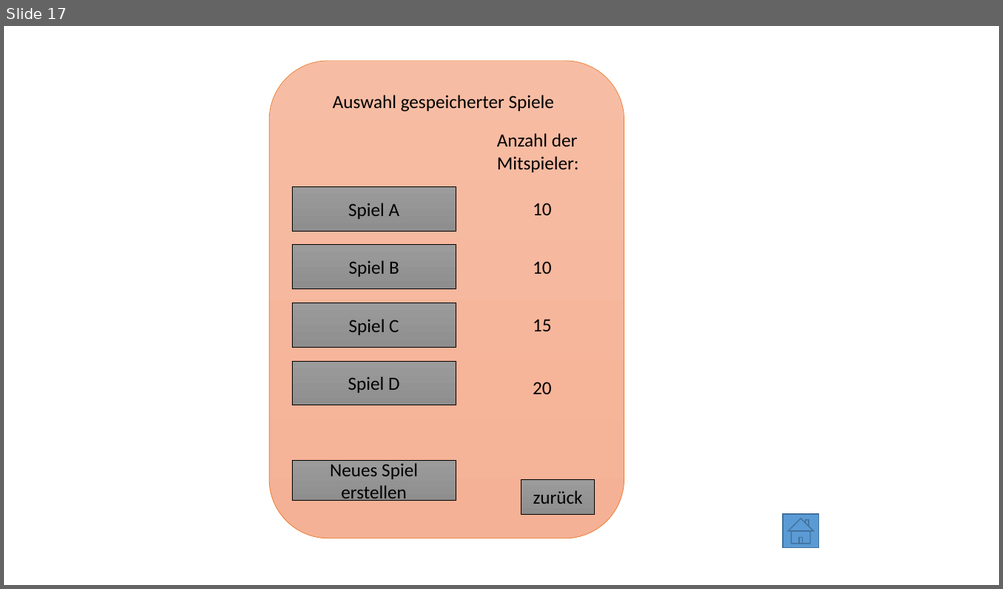
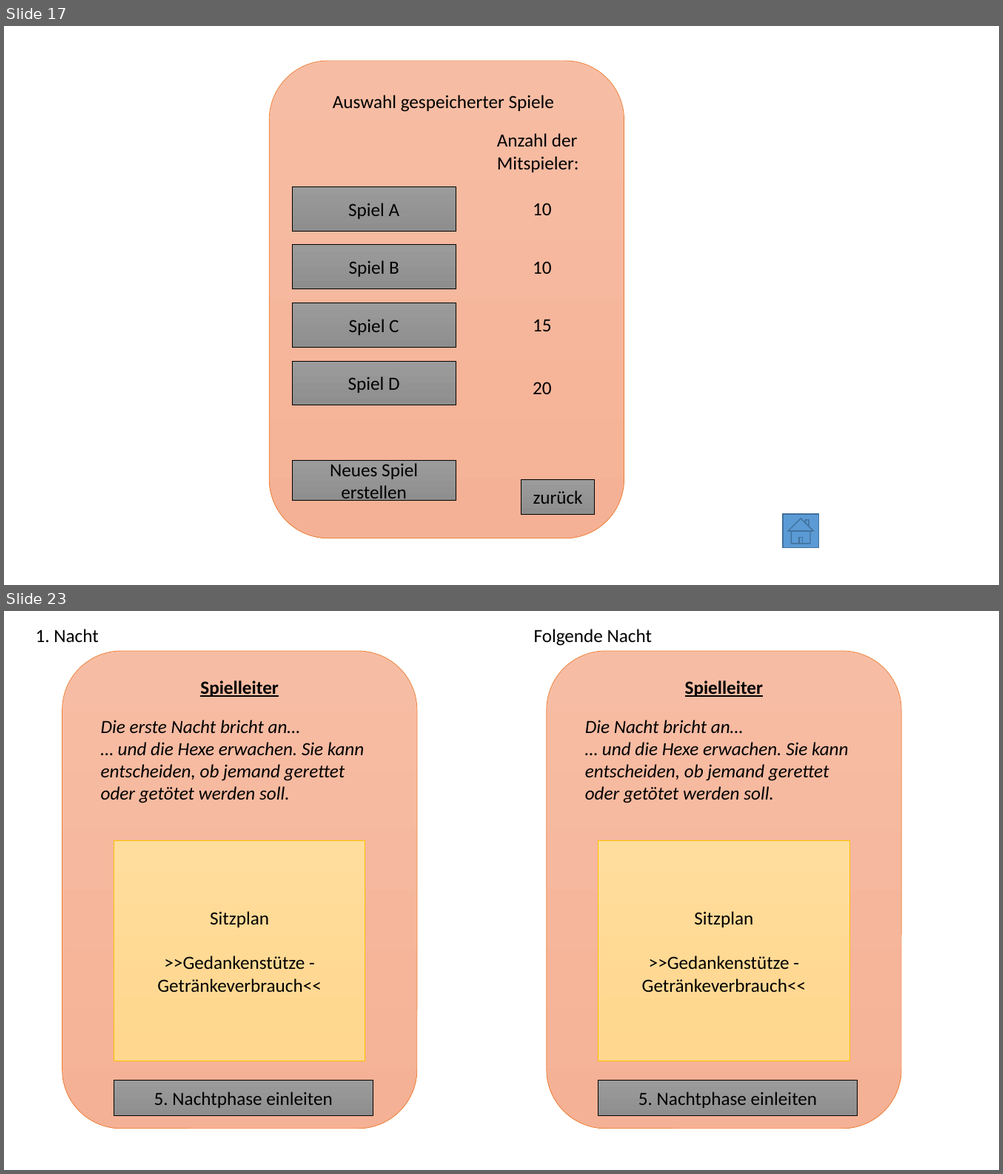
Before and after one commit to john-kloss/werwolf, a slide deck: VisualisierungProjekt.odp. Shown one above the other, each under a label of ours: slide 17 before the commit, slides 17 and 23 after it; the slides between them are not shown. The pictures are 1003x589 and 1003x1174 pixels, drawn with LibreOffice and Linux fonts; fonts in the diff are those of the drawing. Boxes give left, top, right and bottom in pixels: in the first picture for what was removed or moved away, otherwise in the second. Text is boxed around its words. In the diff, an @@ line names an element or a change of style, - is before the commit and + after.

```diff
--- a/VisualisierungProjekt.odp
+++ b/VisualisierungProjekt.odp
@@ slide 23 added at (4, 611, 999, 1170), background #FFFFFF @@
@@ text added at (36, 629, 98, 642), 18 pt, text #000000 @@
+1. Nacht
@@ text added at (534, 629, 652, 646), 18 pt, text #000000 @@
+Folgende Nacht
@@ freeform shape added at (62, 651, 418, 1130), fill gradient #F7BDA4 to #F5B195, outline #ED7D31 0.51 pt @@
@@ freeform shape added at (546, 651, 902, 1130), fill gradient #F7BDA4 to #F5B195, outline #ED7D31 0.51 pt @@
@@ text added at (200, 681, 278, 697), 18 pt, text #000000, bold, underline @@
+Spielleiter
@@ text added at (685, 681, 762, 697), 18 pt, text #000000, bold, underline @@
+Spielleiter
@@ text added at (101, 720, 364, 803), 18 pt, text #000000, italic @@
+Die erste Nacht bricht an…
+… und die Hexe erwachen. Sie kann entscheiden, ob jemand gerettet oder getötet werden soll.
@@ text added at (585, 720, 848, 803), 18 pt, text #000000, italic @@
+Die Nacht bricht an…
+… und die Hexe erwachen. Sie kann entscheiden, ob jemand gerettet oder getötet werden soll.
@@ freeform shape added at (114, 841, 365, 1062), fill gradient #FFDD9C to #FFD78E, outline #FFC000 0.51 pt, 18 pt, text #000000 @@
+Sitzplan
+>>Gedankenstütze - Getränkeverbrauch<<
@@ freeform shape added at (598, 841, 849, 1062), fill gradient #FFDD9C to #FFD78E, outline #FFC000 0.51 pt, 18 pt, text #000000 @@
+Sitzplan
+>>Gedankenstütze - Getränkeverbrauch<<
@@ freeform shape added at (114, 1081, 373, 1117), fill gradient #9B9B9B to #8E8E8E, outline #000000 0.51 pt, 18 pt, text #000000 @@
+5. Nachtphase einleiten
@@ freeform shape added at (598, 1081, 856, 1117), fill gradient #9B9B9B to #8E8E8E, outline #000000 0.51 pt, 18 pt, text #000000 @@
+5. Nachtphase einleiten
```
Also in this commit, not shown: 1 slide changed, 10 other slides added.
